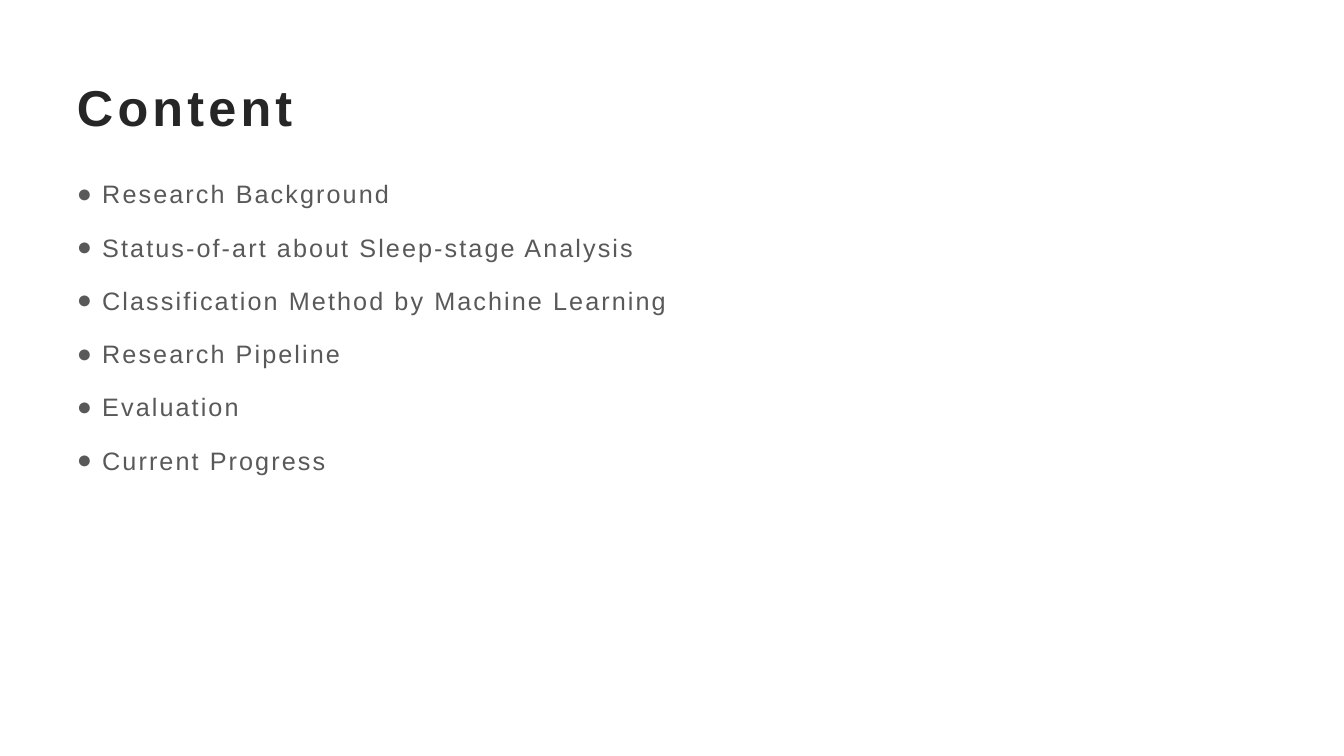
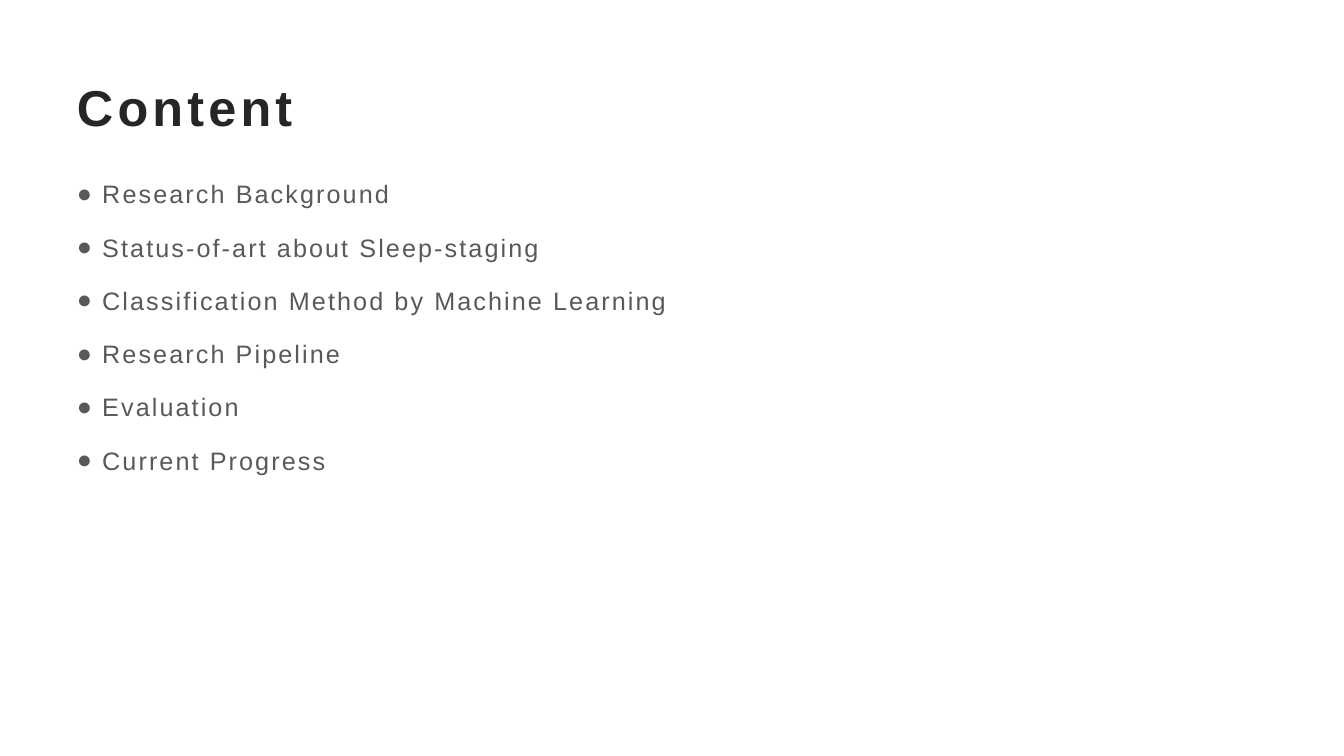
Before and after one commit to TonyHGF/EEG-Sleep-Staging, a slide deck: slide 2 of pre/slides.pptx. Drawn at 1344x756 pixels with LibreOffice and Linux fonts; fonts in the diff are those of the drawing. Boxes give left, top, right and bottom in pixels: in the first picture for what was removed or moved away, otherwise in the second. Text is boxed around its words. In the diff, an @@ line names an element or a change of style, - is before the commit and + after.

```diff
--- a/pre/slides.pptx
+++ b/pre/slides.pptx
@@ text at (102, 238, 538, 262): text changed @@
-● Status-of-art about Sleep-stage Analysis
+● Status-of-art about Sleep-staging
```
Also in this commit, not shown: 4 other slides changed, 1 slide added, 6 other files.
